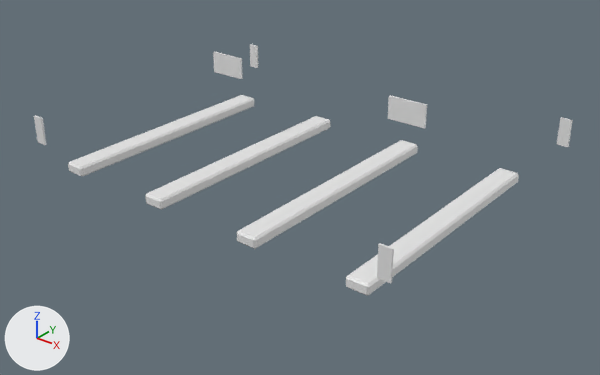
The OBJ model src/main/resources/assets/stonedew/models/block/catalog/uv_panel_4_emission.obj, before and after one commit.
Before and after are seen from a camera (50 mm lens) standing at (1.713, -1.976, 1.156) and looking at (0.545, -0.517, 0.251). The lights are fixed; the arrows at lower left show +X, +Y and +Z. The picture after the commit comes second. Materials are left out; every surface is plain grey. Where no turn or scale is listed for an object, it has been applied to the vertices.

Objects in the first picture: 'model'.
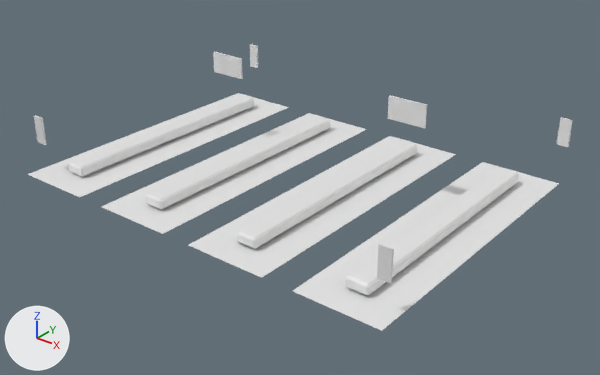
Edits to the bpy script that builds the scene:
```text
Change me_model:
    used by ob_model
    verts and faces of me_model; kept vertices keep their numbers, new ones are numbered from 176
    remove me_model.from_pydata(...)  # 176 vertices, 164 faces; spans x -0.034..1.034, y -0.863..-0.045, z 0.257..0.506
    add me_model.from_pydata(...)  # 192 vertices, 168 faces; spans x -0.044..1.044, y -0.9..-0.045, z 0.255..0.506
    me_model part 1
    add verts[176] = (0.169, -0.9, 0.255)  # pixel (79, 197)
    add verts[177] = (-0.044, -0.9, 0.255)  # pixel (27, 174)
    add verts[178] = (0.46, -0.9, 0.255)  # pixel (162, 234)
    add verts[179] = (0.248, -0.9, 0.255)  # pixel (100, 206)
    add verts[180] = (0.752, -0.9, 0.255)  # pixel (261, 277)
    add verts[181] = (0.54, -0.9, 0.255)  # pixel (187, 245)
    add verts[182] = (1.044, -0.9, 0.255)  # pixel (381, 330)
    add verts[183] = (0.831, -0.9, 0.255)  # pixel (291, 291)
    add for new, old in zip([*range(184, 192)], [*range(176, 184)]): verts[new] = verts[old] + (0.0, 0.8, 0.0)
    add faces += [(176, 184, 185, 177), (178, 179, 187, 186), (180, 181, 189, 188), (182, 183, 191, 190)]
```

Pixel boxes (x1, y1, x2, y2) of what changed, in the pictures (600 x 375 px):
'model', reshaped (14% taller): before (34, 44, 573, 296); after (28, 44, 573, 331)
part 1 of me_model, added: after (28, 93, 559, 331)
